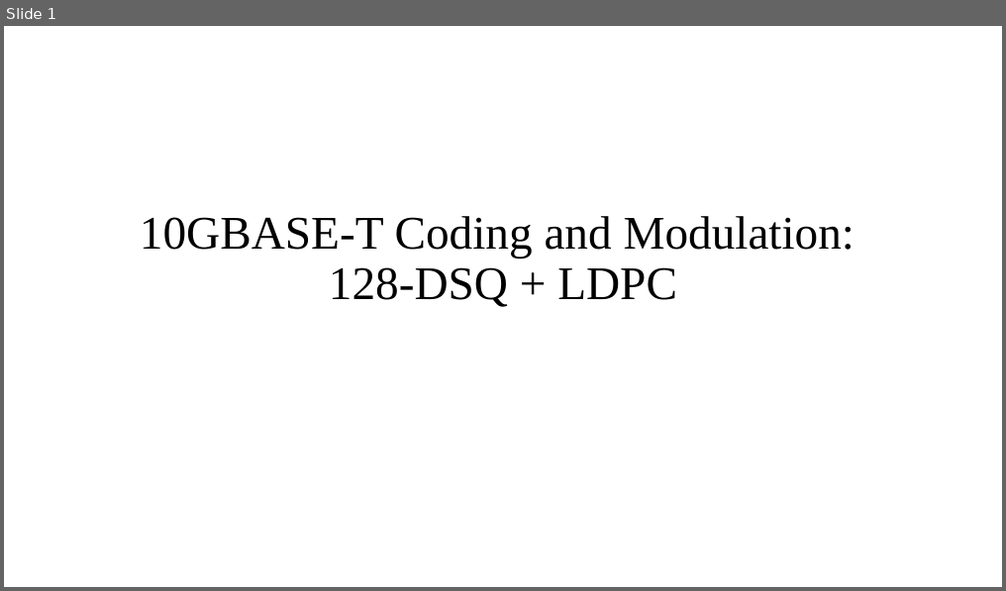
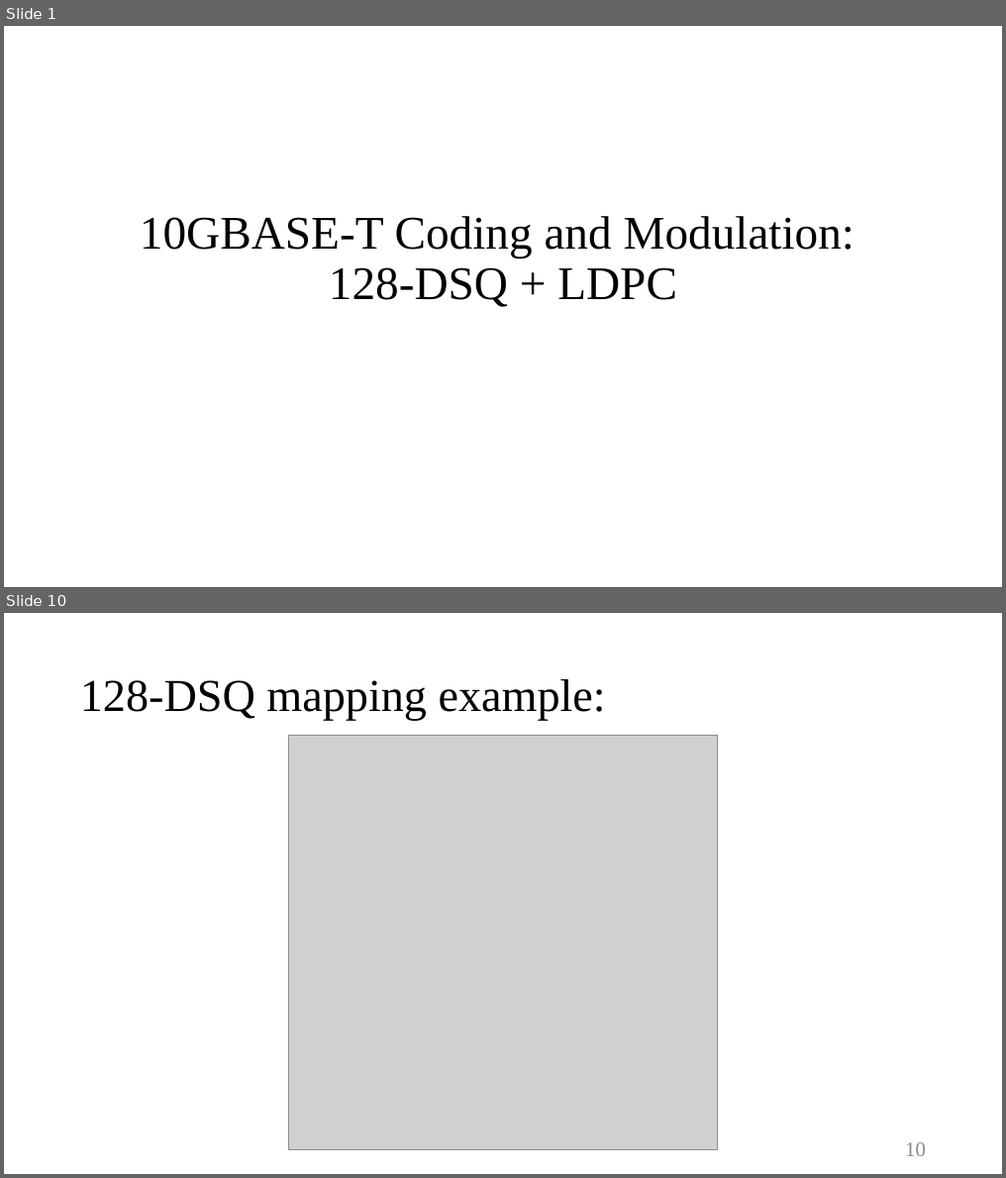
Before and after one commit to Freddy0406/128DSQ, a slide deck: 10GBASE-T Coding and Modulation.pptx. Shown one above the other, each under a label of ours: slide 1 before the commit, slides 1 and 10 after it; the slides between them are not shown. The pictures are 1006x591 and 1006x1178 pixels, drawn with LibreOffice and Linux fonts; fonts in the diff are those of the drawing; grey boxes stand for pictures. Boxes give left, top, right and bottom in pixels: in the first picture for what was removed or moved away, otherwise in the second. Text is boxed around its words. In the diff, an @@ line names an element or a change of style, - is before the commit and + after.

```diff
--- a/10GBASE-T Coding and Modulation.pptx
+++ b/10GBASE-T Coding and Modulation.pptx
@@ slide 10 added at box(4, 613, 1002, 1174), background #FFFFFF @@
@@ title added at box(80, 679, 606, 721), 44 pt, text #000000 @@
+128-DSQ mapping example:
@@ picture added at box(288, 735, 718, 1151) @@
@@ page number added at box(905, 1143, 926, 1157), 20 pt, text #8C8C8C @@
+10
```
Also in this commit, not shown: 2 slides changed, 13 other slides added, 6 other files.
